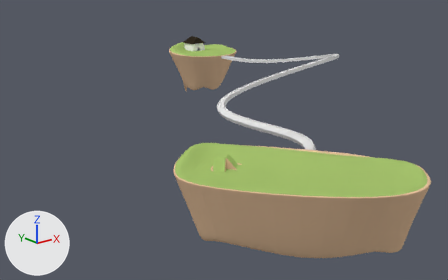
The Blender file BlenderFiles/level_geometry/1-1_isle.blend: old version first, new version second.
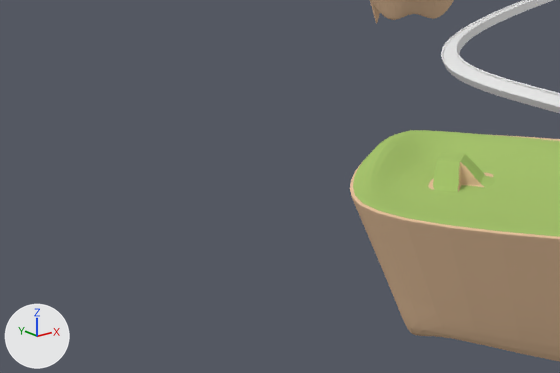
Each version is shown whole from a 50 mm camera at (-386.0, -518.0, 105.0) aimed at (-115.0, -179.0, -31.0), then close up on the part from 1% to 61% of the width and 29% to 92% of the height. Lighting does not change. The marker at lower left points along +X, +Y and +Z.

In view in the first close-up: 'Isle 1', 'Isle 2', 'Track 1 - Road'.
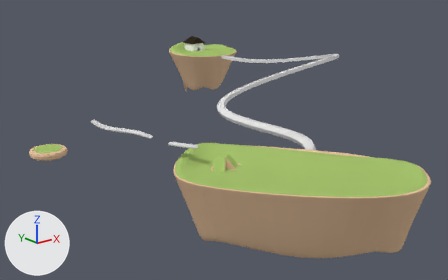
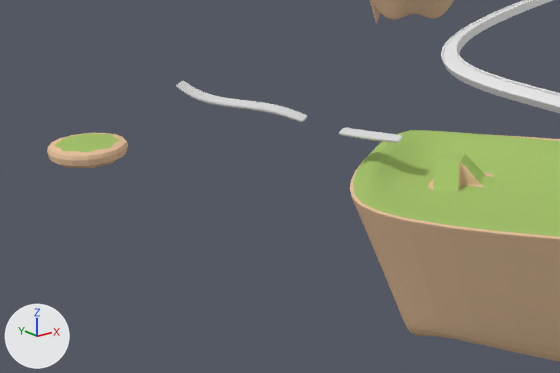
Commit message: Added third small isle

Changed parts and their boxes (x1, y1, x2, y2) in the close-ups (560 x 373 px):
'Cylinder', added: after (47, 133, 128, 168)
    faces in mat_grass2dirt (its picture is missing): (47, 133, 128, 160)
    faces in mat_grass (its picture is missing): (55, 133, 119, 152)
    faces in mat_dirt (its picture is missing): (47, 146, 128, 168)
'Cube', added: after (176, 81, 307, 122)
'Cube.001', added: after (339, 127, 402, 143)

The change, as a diff of the scene's bpy script:
```diff
--- a/BlenderFiles/level_geometry/1-1_isle.blend.py
+++ b/BlenderFiles/level_geometry/1-1_isle.blend.py
@@ me_cube_005 @@
+me_cube_005.from_pydata([(-11.3, -2.2, -0.1), (-11.3, -2.2, 1.2), (-11.3, 2.2, -0.1), (-11.3, 2.2, 1.2), (11.9, -2.2, -1.3), (11.9, -2.2, 0.0), (11.9, 2.2, -1.3), (11.9, 2.2, 0.0)], [], [(0, 1, 3, 2), (6, 7, 5, 4), (5, 1, 0, 4), (7, 3, 1, 5), (2, 6, 4, 0), (2, 3, 7, 6)])
@@ me_cylinder_002 @@
+me_cylinder_002.from_pydata(...)  # 24 vertices, 18 faces; spans x -10.8..10.8, y -10.8..10.8, z -2.7..2.7
+# faces by material slot: [1, 9, 8]
+me_cylinder_002.materials.append(mat_grass)  # its picture is missing
+me_cylinder_002.materials.append(mat_dirt)  # its picture is missing
+me_cylinder_002.materials.append(mat_grass2dirt)  # its picture is missing
@@ me_cube_004 @@
+me_cube_004.from_pydata(...)  # 16 vertices, 14 faces; spans x -24.0..24.5, y -2.2..2.2, z -4.2..4.4
@@ ob_cube_001 @@
+ob_cube_001 = bpy.data.objects.new('Cube.001', me_cube_005)
+ob_cube_001.location = (-217.9, -274.7, 9.5)
+ob_cube_001.rotation_euler = (0.0, 0.0, -0.869)  # degrees (0, 0, -50)
+ob_cube_001.scale = (0.652, 1.0, 1.0)
+_m = ob_cube_001.modifiers.new('Subsurf', 'SUBSURF')
@@ ob_cylinder @@
+ob_cylinder = bpy.data.objects.new('Cylinder', me_cylinder_002)
+ob_cylinder.location = (-265.4, -220.1, 1.2)
+ob_cylinder.rotation_euler = (0.0, 0.0, -1.199)  # degrees (0, 0, -69)
+_m = ob_cylinder.modifiers.new('Subsurf', 'SUBSURF')
+_m.render_levels = 1
@@ ob_cube @@
+ob_cube = bpy.data.objects.new('Cube', me_cube_004)
+ob_cube.location = (-238.5, -250.4, 15.9)
+ob_cube.rotation_euler = (0.0, 0.0, -0.869)  # degrees (0, 0, -50)
+ob_cube.scale = (0.652, 1.0, 1.0)
+_m = ob_cube.modifiers.new('Subsurf', 'SUBSURF')
```
